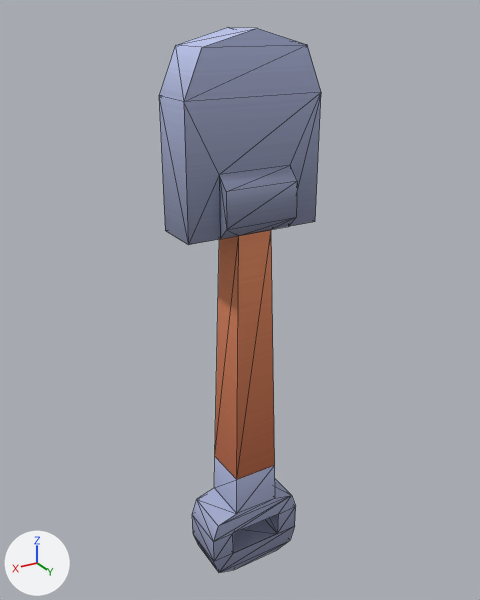
An edit to the glTF model assets/melee/tool-shovel.glb, drawn before and after from the same camera.
One viewpoint serves both versions: a camera (50 mm lens) standing at (0.162, 0.266, 0.295) and looking at (-0.001, -0.007, 0.159). Every picture has the same lights, and +X, +Y and +Z are marked at lower left. The older version comes first. Mesh edges are drawn as thin lines. Vertices at exactly the same position are counted once.

Objects in the first picture: 'tool-shovel'.
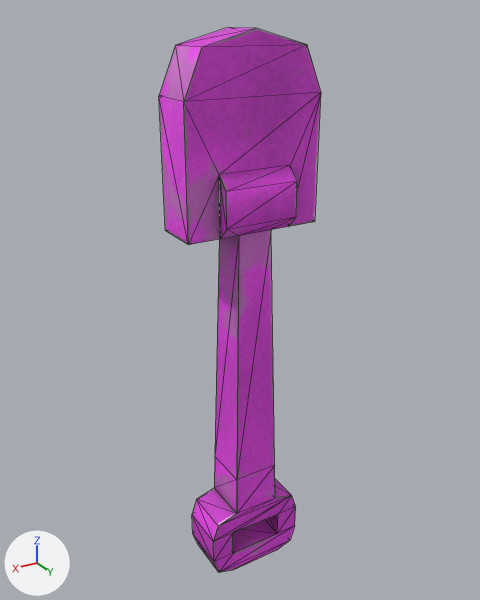
Where the change shows, as pixel boxes [x1, y1, x2, y2] in the pictures (480 x 600 px; the box of a moved part takes in the faces that stretch with it):
'tool-shovel', surface changed: [159, 27, 321, 572] in both
part 1 of me_tool_shovel, moved or reshaped: [237, 218, 295, 480] in both
part 2 of me_tool_shovel, surface changed (blue to pink): [159, 27, 321, 572] in both

The change, as a list of edits to the scene's bpy script:
```text
Add img_image_0:
    img_image_0 = load_image('Image_0', '_unpacked/Image_0', 512, 512, 'sRGB')
Add img_image_1:
    img_image_1 = load_image('Image_1', '_unpacked/Image_1', 512, 512, 'Non-Color')
Add img_image_2:
    img_image_2 = load_image('Image_2', '_unpacked/Image_2', 512, 512, 'Non-Color')
Change mat_colormap:
    remove # nodes: BsdfPrincipled, Mapping, OutputMaterial, TexImage, UVMap
    remove # uses the picture img_colormap
    nodes: BsdfPrincipled, NormalMap, OutputMaterial, SeparateColor, TexImage x3
    uses the picture img_image_0
    uses the picture img_image_1
    uses the picture img_image_2
Change me_tool_shovel:
    where me_tool_shovel.from_pydata(...)  # 66 vertices, 124 faces; spans x -0.035..0.035, y -0.015..0.015, z 0.0..0.29
    used by ob_tool_shovel; location = (0.0, 0.0, 0.0)
    me_tool_shovel part 1
    10 faces are deleted
    10 new faces join them
    me_tool_shovel part 2: 114 kept faces spanning x -0.035..0.035, y -0.015..0.015, z 0.0..0.29 get new texture (UV) coordinates
```
